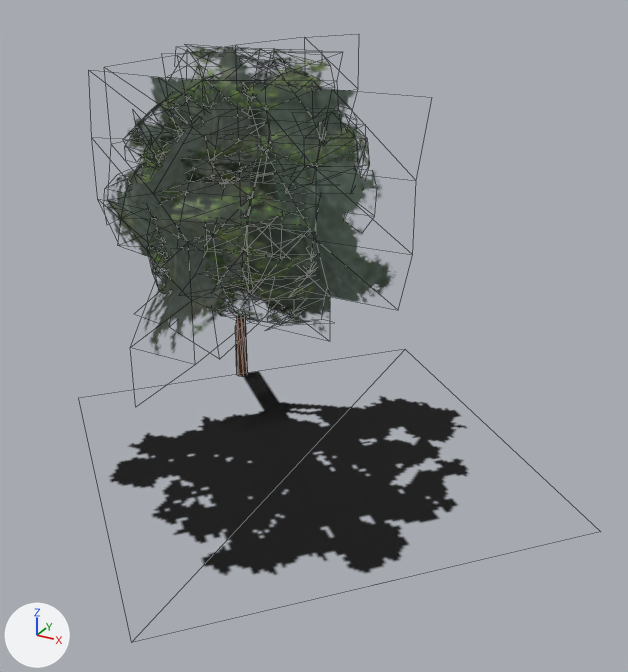
Two versions of the glTF model scenery/models/tree2.glb, one commit apart.
Before and after are seen from a 50 mm camera at (18.4, -27.3, 16.1) aimed at (5.6, -3.9, 4.4). Every picture has the same lights, and +X, +Y and +Z are marked at lower left. Mesh edges are drawn as thin lines. Vertices at the same position are counted once.

The older version as bpy lines, for what is in view:
```python
me_msh_leaves = bpy.data.meshes.new('msh_leaves')
me_msh_leaves.from_pydata(...)  # 514 vertices, 579 faces; spans x -35.9..78.6, y -73.7..37.4, z 0.0..94.3
# faces by material slot: [549, 28, 2]
me_msh_leaves.materials.append(mat_mat_leaves)  # picture img_tree_basecolor_256a
me_msh_leaves.materials.append(mat_mat_trunk)  # brown #5c2d0d
me_msh_leaves.materials.append(mat_mat_shad0)  # picture img_tree_shadow0
# before: 6 (1.9, -18.5, 14.7), 8 (2.8, -37.1, 14.8), 9 (2.8, -37.1, 30.7)
# before: 182 (-5.6, -2.5, 89.5) at pixel (198, 64), 183 (-12.1, 2.3, 80.8), 184 (-11.3, 2.1, 92.2), 185 (-17.9, 4.0, 82.9), 424 (-5.0, 10.4, 89.3) at pixel (239, 58)
# before: 425 (-14.5, 9.2, 89.7), 428 (-4.3, 5.9, 92.7) at pixel (228, 47), 429 (-13.8, 4.7, 93.0), 434 (-3.8, 3.3, 88.0), 435 (-5.1, 5.8, 92.6) at pixel (225, 47)
# before: 436 (-11.5, -1.7, 88.4), 437 (-12.9, 0.9, 93.0)
ob_tree = bpy.data.objects.new('tree', me_msh_leaves)
ob_tree.location = (0.0, 0.0, 0.0)
ob_tree.scale = (0.198, 0.198, 0.139)
```
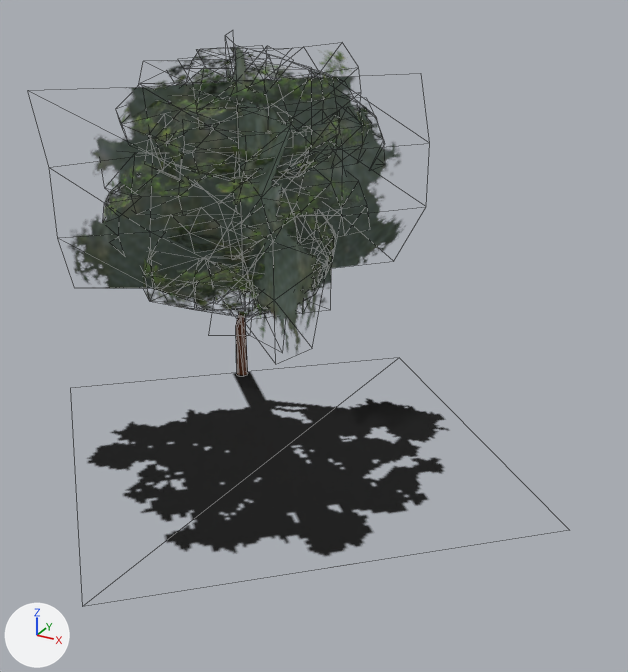
Diff of the bpy script that builds the scene:
```diff
--- a/scenery/models/tree2.glb.py
+++ b/scenery/models/tree2.glb.py
@@ me_msh_leaves @@
 # used by ob_tree; location = (0.0, 0.0, 0.0); scale = (0.198, 0.198, 0.139)
 # verts and faces of me_msh_leaves; kept vertices keep their numbers, new ones are numbered from 514
-me_msh_leaves.from_pydata(...)  # 514 vertices, 579 faces; spans x -35.9..78.6, y -73.7..37.4, z 0.0..94.3
+me_msh_leaves.from_pydata(...)  # 508 vertices, 572 faces; spans x -39.2..39.0, y -72.2..37.4, z -1.3..94.3
+# me_msh_leaves part 1: the loose piece of 4 vertices spanning x -21.4..78.6, y -73.7..26.3, z 1.4 is deleted
+# me_msh_leaves part 2
+delete_vertices([8])  # with the faces that use them
+verts[514] = (35.5, -1.6, -1.3)
+verts[515] = (-35.1, 2.5, 1.9)
+verts[516] = (31.5, -72.2, 3.5)
+verts[517] = (-39.2, -68.0, 6.6)
+faces += [(514, 515, 517), (514, 517, 516)]  # mat_mat_shad0 (picture img_tree_shadow0)
+# me_msh_leaves part 3
+delete_vertices([184, 185, 429, 436, 437])  # with the faces that use them
 me_msh_leaves.materials.append(mat_mat_leaves)
@@ ob_tree @@
 ob_tree.location = (0.0, 0.0, 0.0)
+ob_tree.rotation_euler = (0.0, 0.0, 0.838)  # degrees (0, 0, 48)
 ob_tree.scale = (0.198, 0.198, 0.139)
```

What differs and where, as boxes [x1, y1, x2, y2] in the pictures (628 x 672 px):
'tree', reshaped, turned
    before: [107, 46, 468, 575]
    after: [69, 46, 449, 556]
part 1 of me_msh_leaves, deleted (black)
    before: [109, 371, 468, 575]
part 2 of me_msh_leaves, built on (black)
    after: [88, 372, 449, 556]
part 3 of me_msh_leaves, deleted
    before: [190, 47, 225, 68]
